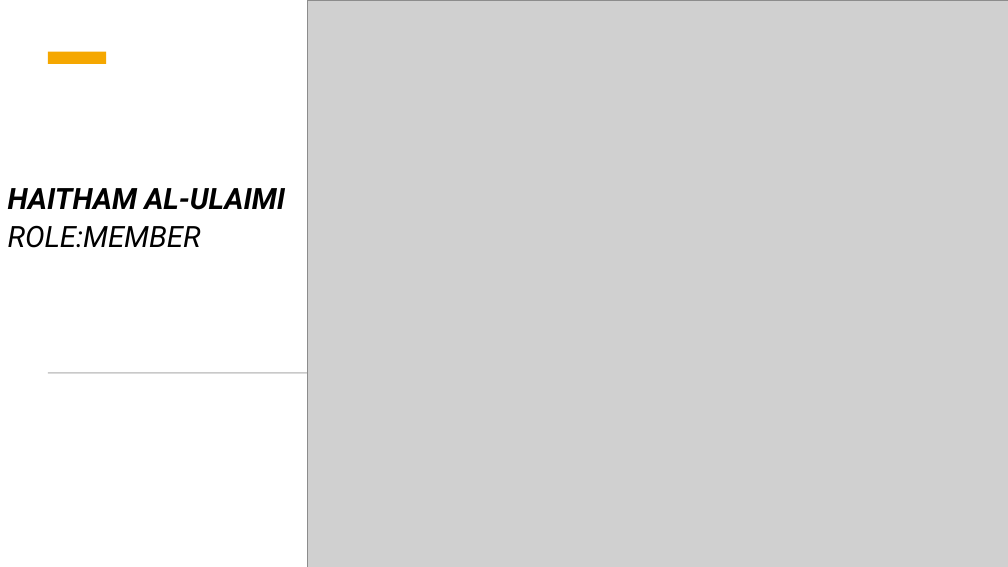
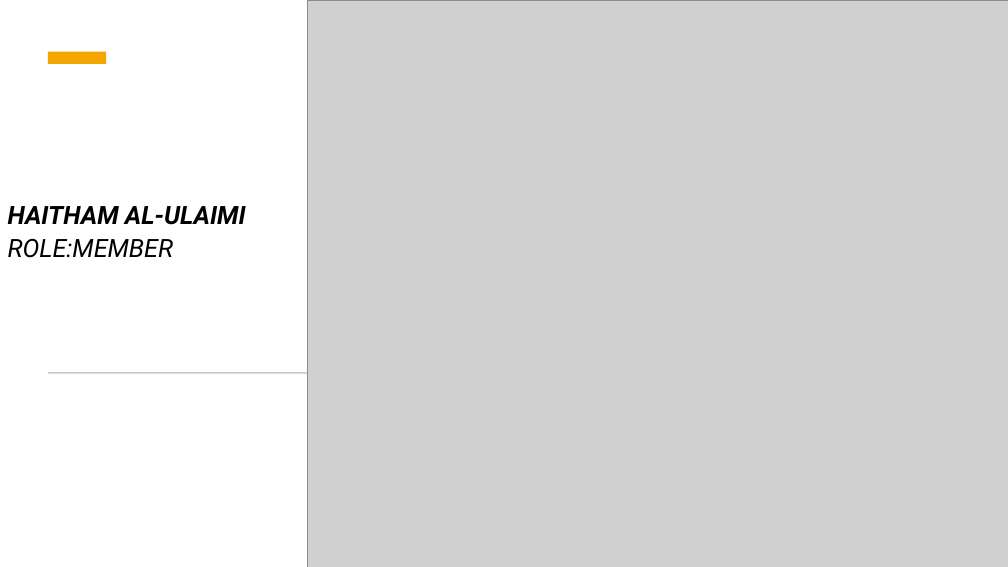
Before and after one commit to C4-TEAM404/MERAKI_Academy_Project_6, a slide deck: slide 3 of HEX_PROJECT_6_MERAKI_ACADEMY_.pptx. Drawn at 1008x567 pixels with LibreOffice and Linux fonts; fonts in the diff are those of the drawing; grey boxes stand for pictures. Boxes give left, top, right and bottom in pixels: in the first picture for what was removed or moved away, otherwise in the second. Text is boxed around its words. In the diff, an @@ line names an element or a change of style, - is before the commit and + after.

```diff
--- a/HEX_PROJECT_6_MERAKI_ACADEMY_.pptx
+++ b/HEX_PROJECT_6_MERAKI_ACADEMY_.pptx
@@ text "HAITHAM AL-ULAIMI" at <box>8,206,246,258</box>: size 28 to 24 pt @@
```
Also in this commit, not shown: 2 other slides changed, 7 other files.
